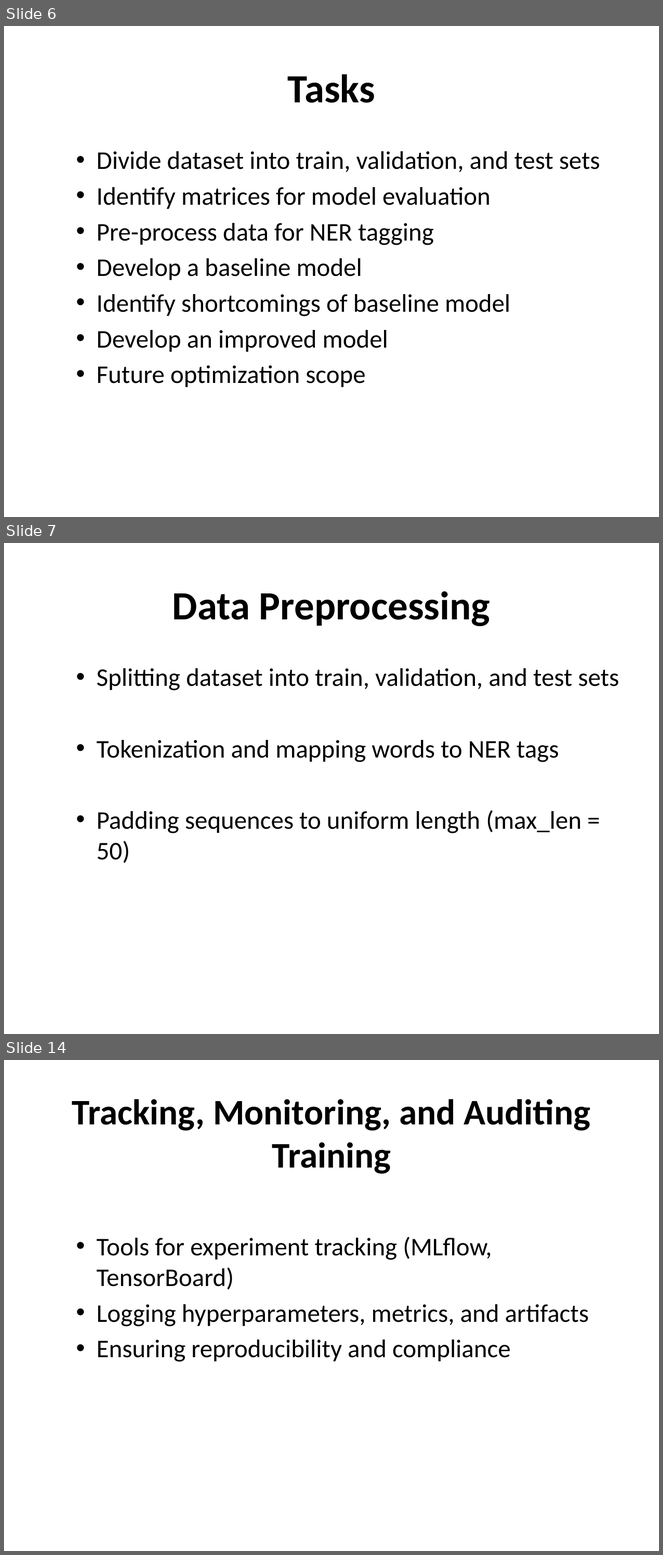
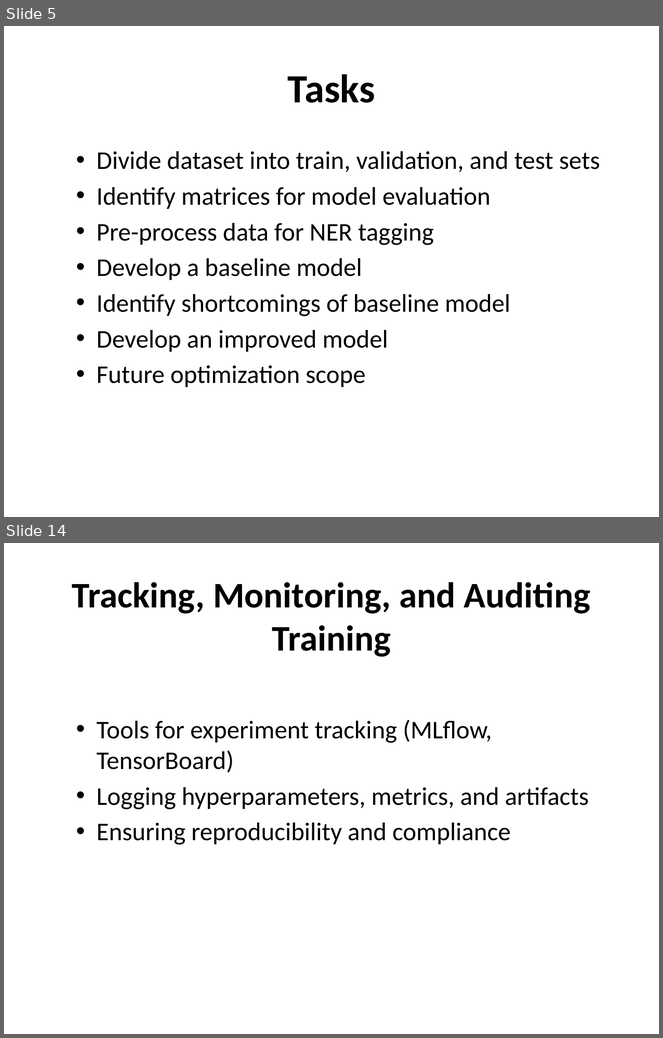
Before and after one commit to rahulbhoyar1995/NER-Case-Study, a slide deck: ner_presentation.pptx. Shown one above the other, each under a label of ours: slides 6, 7 and 14 before the commit, slides 5 and 14 after it; the slides between them are not shown. The pictures are 663x1555 and 663x1038 pixels, drawn with LibreOffice and Linux fonts; fonts in the diff are those of the drawing. Boxes give left, top, right and bottom in pixels: in the first picture for what was removed or moved away, otherwise in the second. Text is boxed around its words. In the diff, an @@ line names an element or a change of style, - is before the commit and + after.

```diff
--- a/ner_presentation.pptx
+++ b/ner_presentation.pptx
@@ slide 7 removed at (4, 543, 659, 1034), background #FFFFFF @@
@@ title removed at (172, 591, 490, 626) @@
-Data Preprocessing
@@ text removed at (97, 668, 619, 863) @@
-  • Splitting dataset into train, validation, and test sets
-  • Tokenization and mapping words to NER tags
-  • Padding sequences to uniform length (max_len = 50)
@@ what was slide 6 is now slide 5 @@
```
Also in this commit, not shown: 3 slides changed, 9 slides added, 6 other slides removed.
